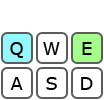
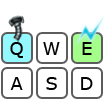
Layer changes from the first (104, 100) image to the second:
added layer "Layer 3" above "Layer 1" over (8, 15, 25, 42)
added layer "Layer 1" above "Group 1 copy 3" over (74, 16, 104, 46)
